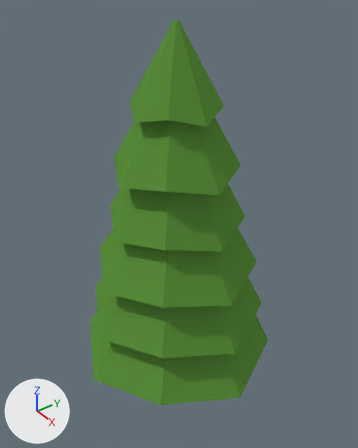
An edit to the Blender file Assets/Models/Props/Trees/Tree1/PineTree1.blend, drawn before and after from the same camera.
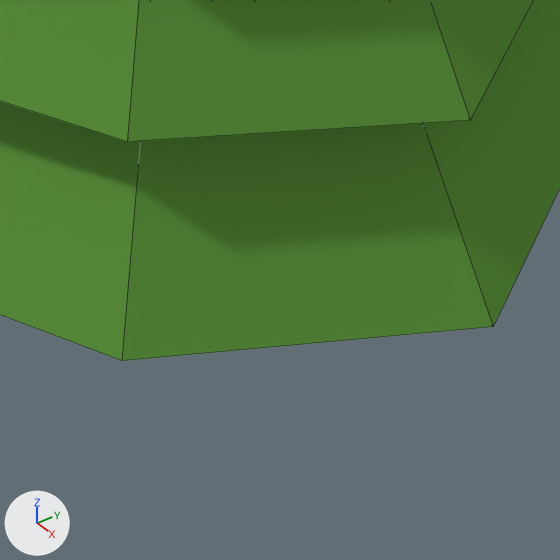
Old and new are each drawn whole from a 50 mm lens placed at (5.95, -5.34, 8.69), pointed at (-0.29, -0.74, 3.74) and again close up on the part from 38% to 71% of the width and 73% to 100% of the height. The axes (+X, +Y, +Z) are drawn at lower left. The lights are the same throughout. The close-ups show mesh edges as thin lines.

The scene before the commit, as lines of its bpy script (objects in view):
```python
me_cylinder_001 = bpy.data.meshes.new('Cylinder.001')
me_cylinder_001.from_pydata(...)  # 128 vertices, 116 faces; spans x -1.9..1.92, y -1.93..1.92, z -2.73..4.64
# faces by material slot: [98, 18]
me_cylinder_001.materials.append(mat_leaves)  # green #5d923e
me_cylinder_001.materials.append(mat_bark)  # brown #581f0e
# before: 104 (0.0, 0.41, -2.73), 106 (0.29, 0.29, -2.73), 108 (0.41, 0.01, -2.73), 110 (0.29, -0.28, -2.73), 112 (0.0, -0.4, -2.73)
# before: 114 (-0.28, -0.28, -2.73), 116 (-0.4, 0.01, -2.73), 118 (-0.28, 0.29, -2.73)
ob_cylinder = bpy.data.objects.new('Cylinder', me_cylinder_001)
ob_cylinder.location = (0.006, -1.006, 2.712)
```
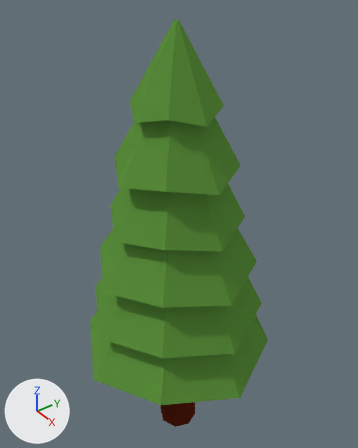
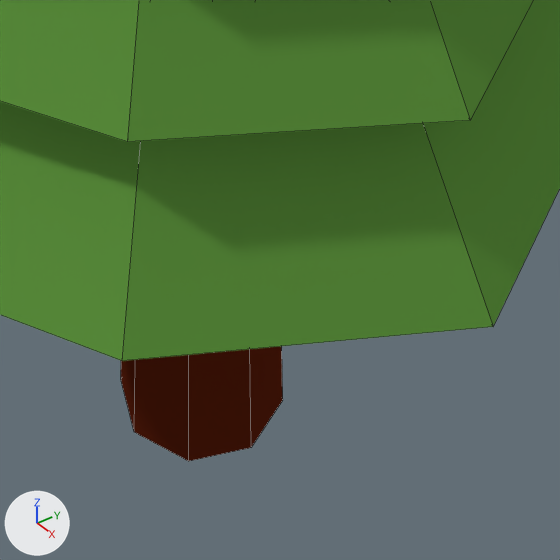
The newer file is also turned or shifted as a whole; pictures and numbers use the older file's frame.

Boxes (x1, y1, x2, y2) around the edits, measured in the close-ups (560 x 560 px; the box of a moved part takes in the faces that stretch with it):
'Cylinder', reshaped
    before: (0, 0, 560, 361)
    after: (0, 0, 560, 461)
part 1 of me_cylinder_001, moved or reshaped (not visible before)
    after: (121, 346, 283, 461)

What the commit changed:
me_cylinder_001 has 128 vertices, 116 faces and spans x -1.9..1.92, y -1.93..1.92, z -2.73..4.64.
me_cylinder_001 is used by ob_cylinder; location (0.006, -1.006, 2.712).
Part 1, on me_cylinder_001:
Vertices 104, 106, 108, 110, 112, 114, 116, 118 of me_cylinder_001 move by (0.0, 0.0, -1.13).
